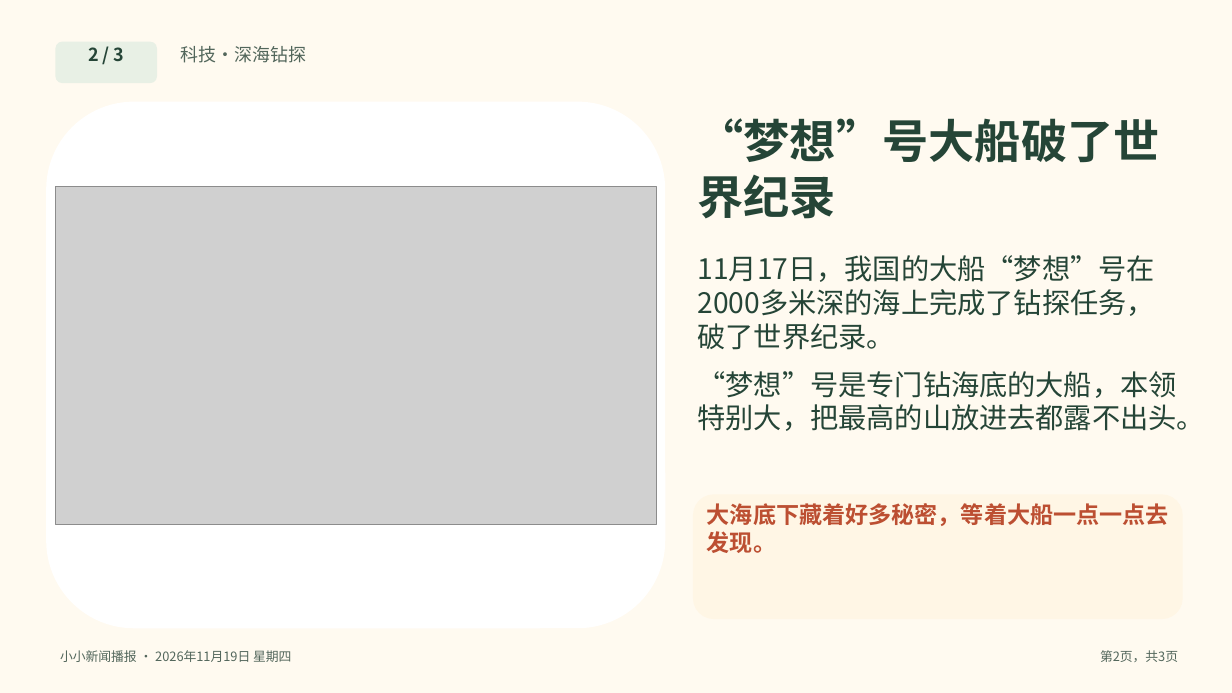
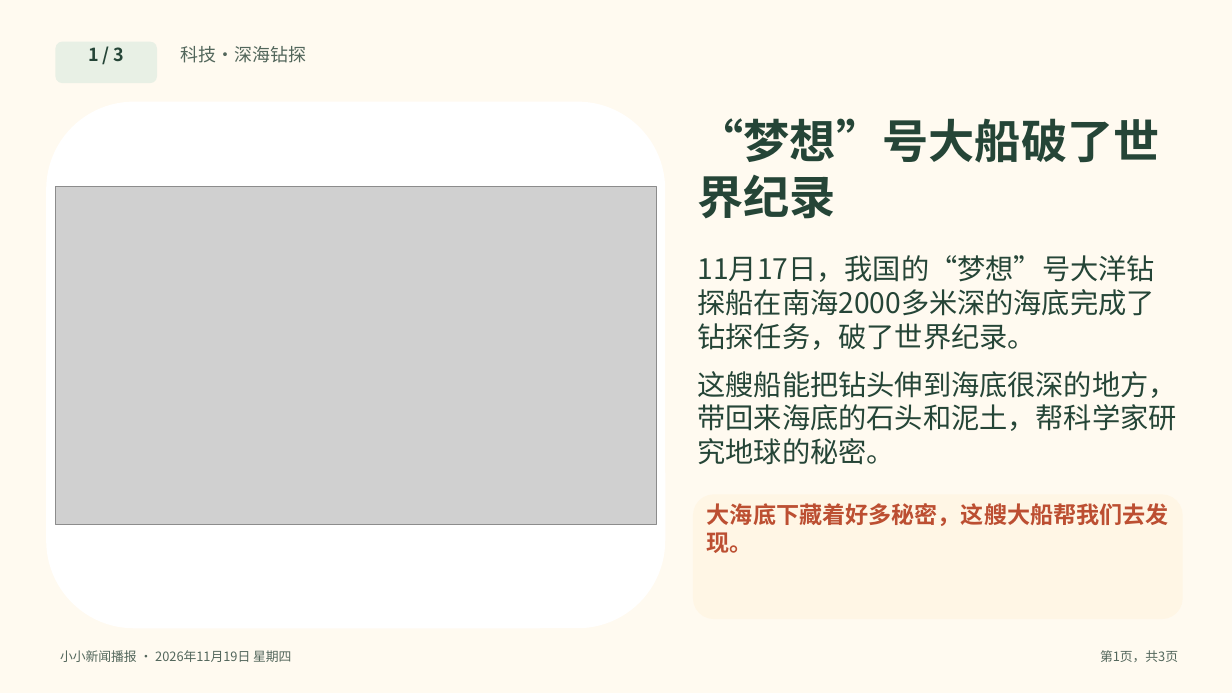
Before and after one commit to solomonhe-hgx/daily-news, a slide deck: slide 1 of daily-news/2026-11-19/今日新闻-2026-11-19.pptx (slide 2 before the commit). Drawn at 1232x693 pixels with LibreOffice and Linux fonts; fonts in the diff are those of the drawing; grey boxes stand for pictures. Boxes give left, top, right and bottom in pixels: in the first picture for what was removed or moved away, otherwise in the second. Text is boxed around its words. In the diff, an @@ line names an element or a change of style, - is before the commit and + after.

```diff
--- a/daily-news/2026-11-19/今日新闻-2026-11-19.pptx
+++ b/daily-news/2026-11-19/今日新闻-2026-11-19.pptx
@@ text at [88,47,125,62]: text changed @@
-2 / 3
+1 / 3
@@ text at [698,255,1155,350]: text changed @@
-11月17日，我国的大船“梦想”号在2000多米深的海上完成了钻探任务，破了世界纪录。
+11月17日，我国的“梦想”号大洋钻探船在南海2000多米深的海底完成了钻探任务，破了世界纪录。
@@ text at [698,371,1177,465]: text changed @@
-“梦想”号是专门钻海底的大船，本领特别大，把最高的山放进去都露不出头。
+这艘船能把钻头伸到海底很深的地方，带回来海底的石头和泥土，帮科学家研究地球的秘密。
@@ text at [707,503,1169,553]: text changed @@
-大海底下藏着好多秘密，等着大船一点一点去发现。
+大海底下藏着好多秘密，这艘大船帮我们去发现。
@@ text at [1100,650,1178,662]: text changed @@
-第2页，共3页
+第1页，共3页
```
Also in this commit, not shown: 1 other slide changed, 1 slide added, 1 slide removed, 11 other files.
